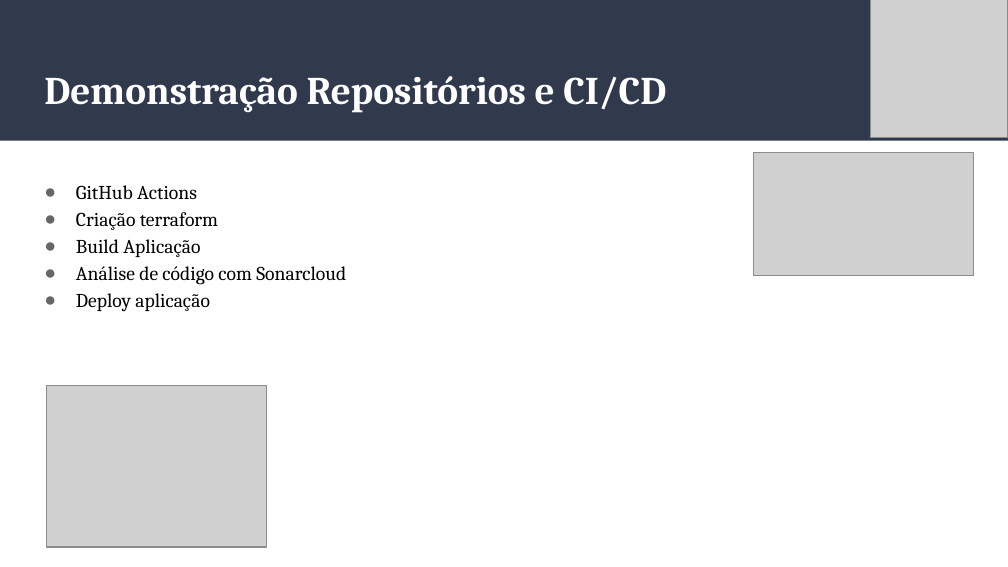
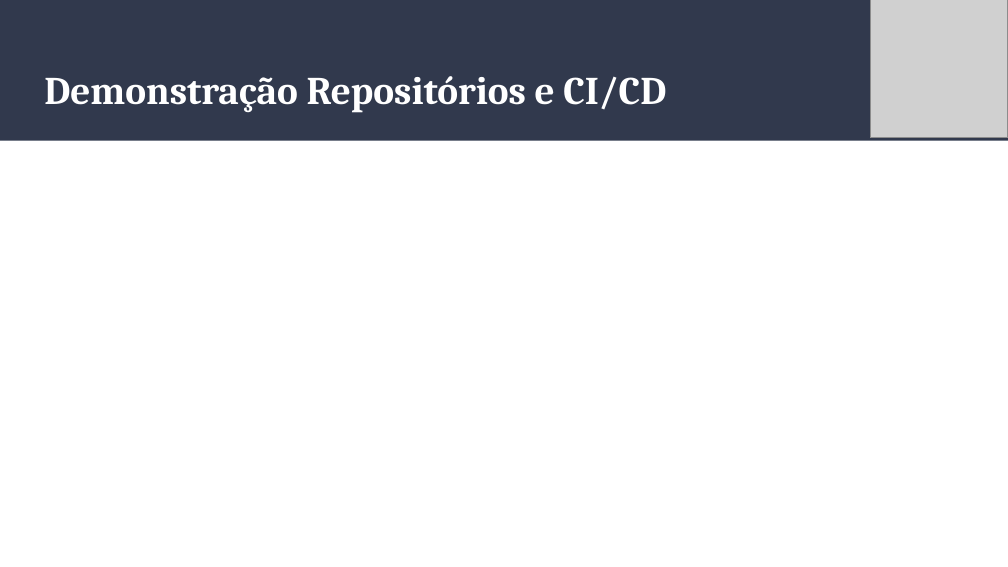
Before and after one commit to g12-4soat/techlanches-api, a slide deck: slide 4 of docs/Tech Lanches - Fase 3.pptx (slide 5 before the commit). Drawn at 1008x567 pixels with LibreOffice and Linux fonts; fonts in the diff are those of the drawing; grey boxes stand for pictures. Boxes give left, top, right and bottom in pixels: in the first picture for what was removed or moved away, otherwise in the second. Text is boxed around its words. In the diff, an @@ line names an element or a change of style, - is before the commit and + after.

```diff
--- a/docs/Tech Lanches - Fase 3.pptx
+++ b/docs/Tech Lanches - Fase 3.pptx
@@ picture removed at bbox=[754, 152, 974, 276] @@
@@ text removed at bbox=[76, 185, 346, 312] @@
-● GitHub Actions
-● Criação terraform
-● Build Aplicação
-● Análise de código com Sonarcloud
-● Deploy aplicação
@@ picture removed at bbox=[46, 385, 266, 546] @@
```
Also in this commit, not shown: 2 slides added, 4 slides removed.
